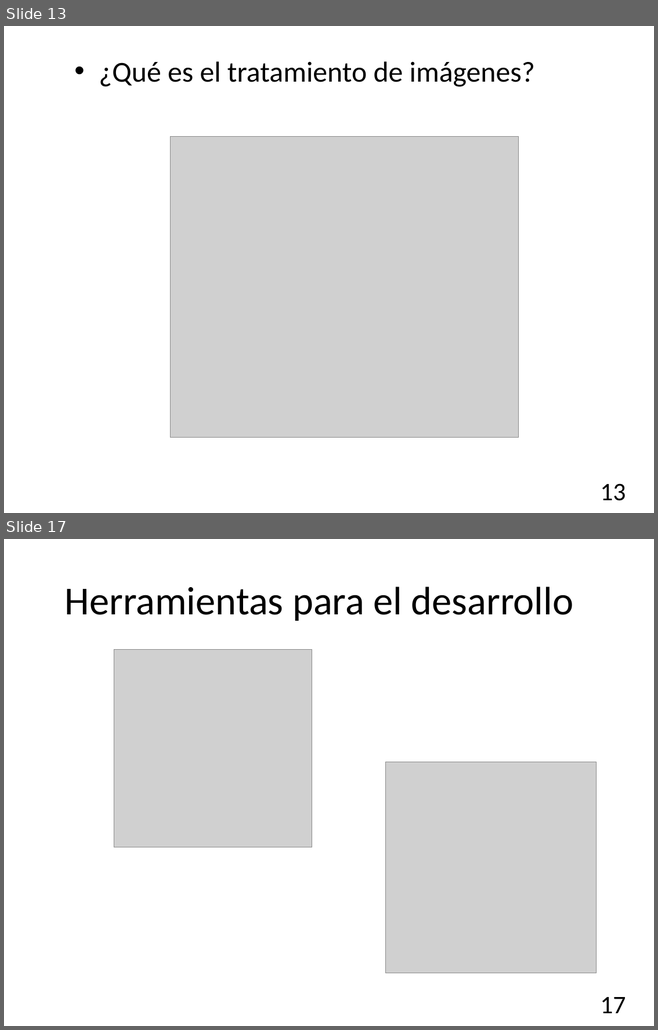
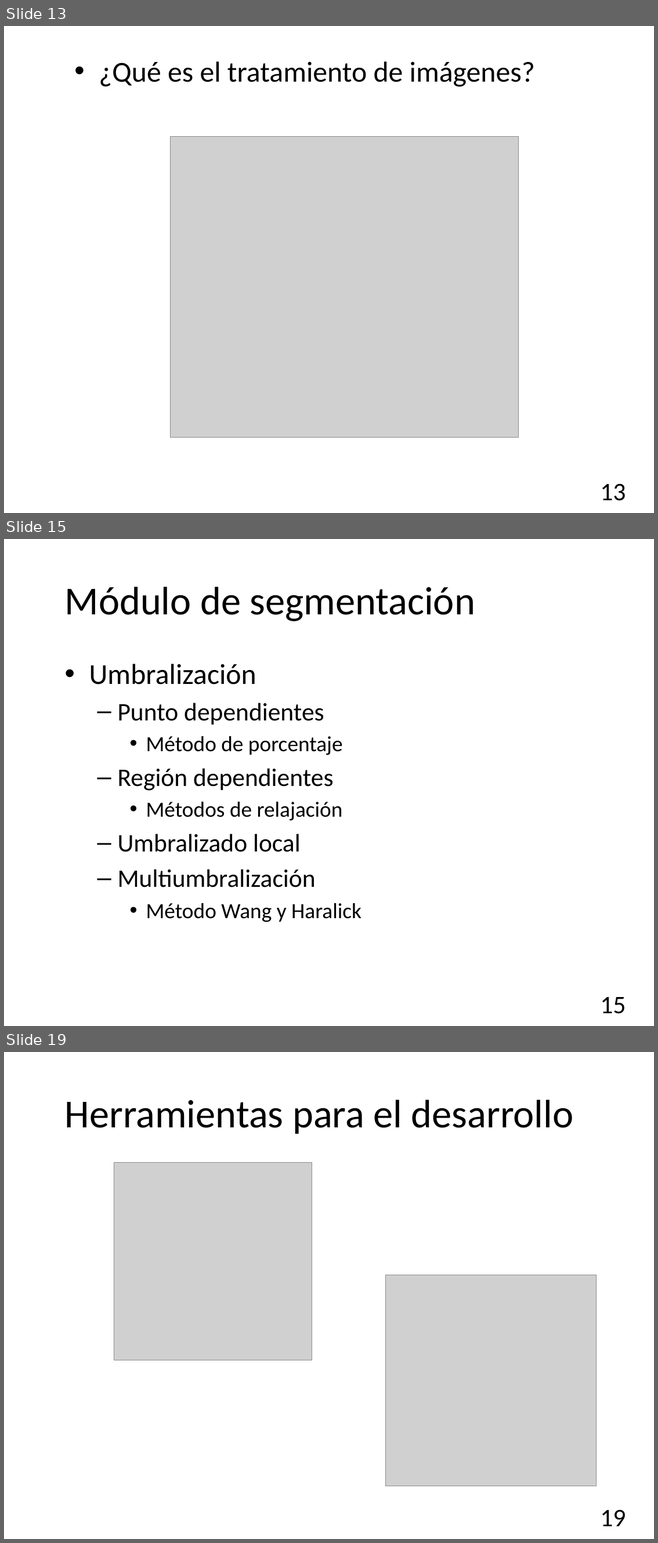
Before and after one commit to garo9521/Trabajo-Terminal, a slide deck: Documento/Presentación.pptx. Shown one above the other, each under a label of ours: slides 13 and 17 before the commit, slides 13, 15 and 19 after it; the slides between them are not shown. The pictures are 658x1030 and 658x1543 pixels, drawn with LibreOffice and Linux fonts; fonts in the diff are those of the drawing; grey boxes stand for pictures; background and template pictures are left out. Boxes give left, top, right and bottom in pixels: in the first picture for what was removed or moved away, otherwise in the second. Text is boxed around its words. In the diff, an @@ line names an element or a change of style, - is before the commit and + after.

```diff
--- a/Documento/Presentación.pptx
+++ b/Documento/Presentación.pptx
@@ slide 15 added at <box>4,539,654,1026</box>, background picture (left out) @@
@@ title added at <box>65,587,475,621</box>, 44 pt, text #000000 @@
+Módulo de segmentación
@@ text added at <box>89,664,361,922</box>, 28 pt, text #000000 @@
+• Umbralización
+  – Punto dependientes
+    • Método de porcentaje
+  – Región dependientes
+    • Métodos de relajación
+  – Umbralizado local
+  – Multiumbralización
+    • Método Wang y Haralick
@@ page number added at <box>600,997,625,1014</box>, 28 pt, text #000000 @@
+15
@@ what was slide 17 is now slide 19 @@
@@ page number at <box>600,1510,625,1526</box>: text changed @@
-17
+19
```
Also in this commit, not shown: 9 slides changed, 1 other slide added, 1 slide removed, 17 other files.
